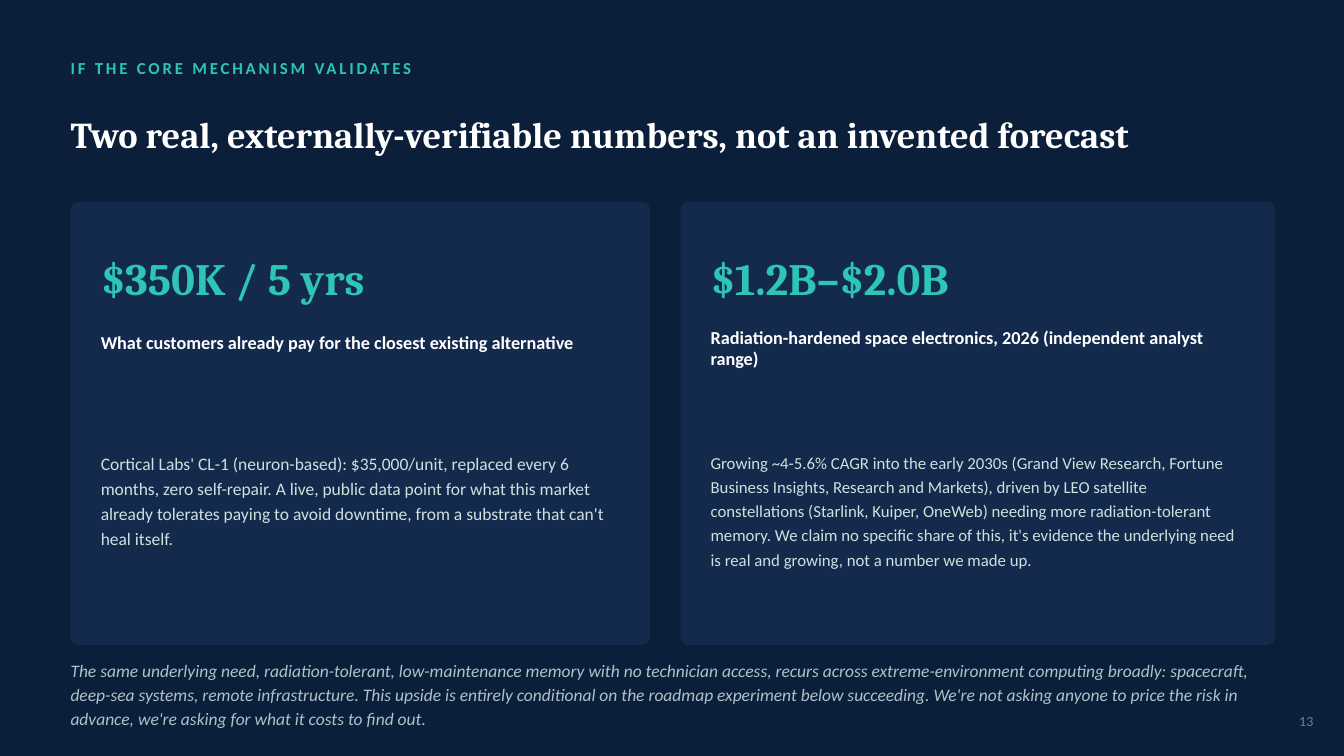
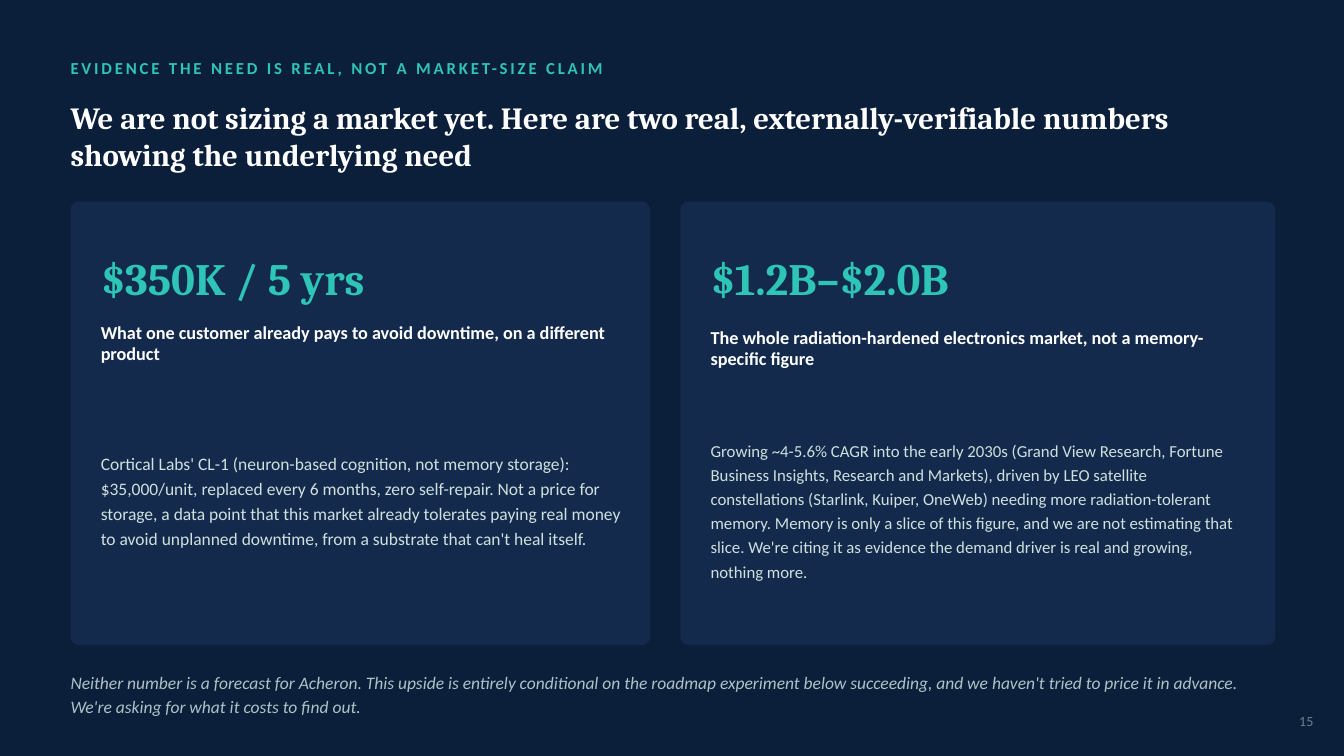
Before and after one commit to rewired89/Acheron, a slide deck: slide 15 of docs/pitch/Acheron_Pitch_Deck.pptx (slide 13 before the commit). Drawn at 1344x756 pixels with LibreOffice and Linux fonts; fonts in the diff are those of the drawing. Boxes give left, top, right and bottom in pixels: in the first picture for what was removed or moved away, otherwise in the second. Text is boxed around its words. In the diff, an @@ line names an element or a change of style, - is before the commit and + after.

```diff
--- a/docs/pitch/Acheron_Pitch_Deck.pptx
+++ b/docs/pitch/Acheron_Pitch_Deck.pptx
@@ text at (314, 63, 324, 74): text changed @@
-IF THE CORE MECHANISM VALIDATES
+EVIDENCE THE NEED IS REAL, NOT A MARKET-SIZE CLAIM
@@ text at (71, 107, 1168, 173): text changed; size 26 to 22 pt @@
-Two real, externally-verifiable numbers, not an invented forecast
+We are not sizing a market yet. Here are two real, externally-verifiable numbers showing the underlying need
@@ text at (101, 326, 605, 363): text changed @@
-What customers already pay for the closest existing alternative
+What one customer already pays to avoid downtime, on a different product
@@ text at (711, 331, 1204, 368): text changed @@
-Radiation-hardened space electronics, 2026 (independent analyst range)
+The whole radiation-hardened electronics market, not a memory-specific figure
@@ text at (711, 445, 1233, 581): text changed @@
-Growing ~4-5.6% CAGR into the early 2030s (Grand View Research, Fortune Business Insights, Research and Markets), driven by LEO satellite constellations (Starlink, Kuiper, OneWeb) needing more radiation-tolerant memory. We claim no specific share of this, it's evidence the underlying need is real and growing, not a number we made up.
+Growing ~4-5.6% CAGR into the early 2030s (Grand View Research, Fortune Business Insights, Research and Markets), driven by LEO satellite constellations (Starlink, Kuiper, OneWeb) needing more radiation-tolerant memory. Memory is only a slice of this figure, and we are not estimating that slice. We're citing it as evidence the demand driver is real and growing, nothing more.
@@ text at (101, 457, 621, 548): text changed @@
-Cortical Labs' CL-1 (neuron-based): $35,000/unit, replaced every 6 months, zero self-repair. A live, public data point for what this market already tolerates paying to avoid downtime, from a substrate that can't heal itself.
+Cortical Labs' CL-1 (neuron-based cognition, not memory storage): $35,000/unit, replaced every 6 months, zero self-repair. Not a price for storage, a data point that this market already tolerates paying real money to avoid unplanned downtime, from a substrate that can't heal itself.
@@ text at (71, 677, 1238, 716): text changed @@
-The same underlying need, radiation-tolerant, low-maintenance memory with no technician access, recurs across extreme-environment computing broadly: spacecraft, deep-sea systems, remote infrastructure. This upside is entirely conditional on the roadmap experiment below succeeding. We're not asking anyone to price the risk in advance, we're asking for what it costs to find out.
+Neither number is a forecast for Acheron. This upside is entirely conditional on the roadmap experiment below succeeding, and we haven't tried to price it in advance. We're asking for what it costs to find out.
```
Also in this commit, not shown: 11 other slides changed, 3 slides added, 3 other files.
